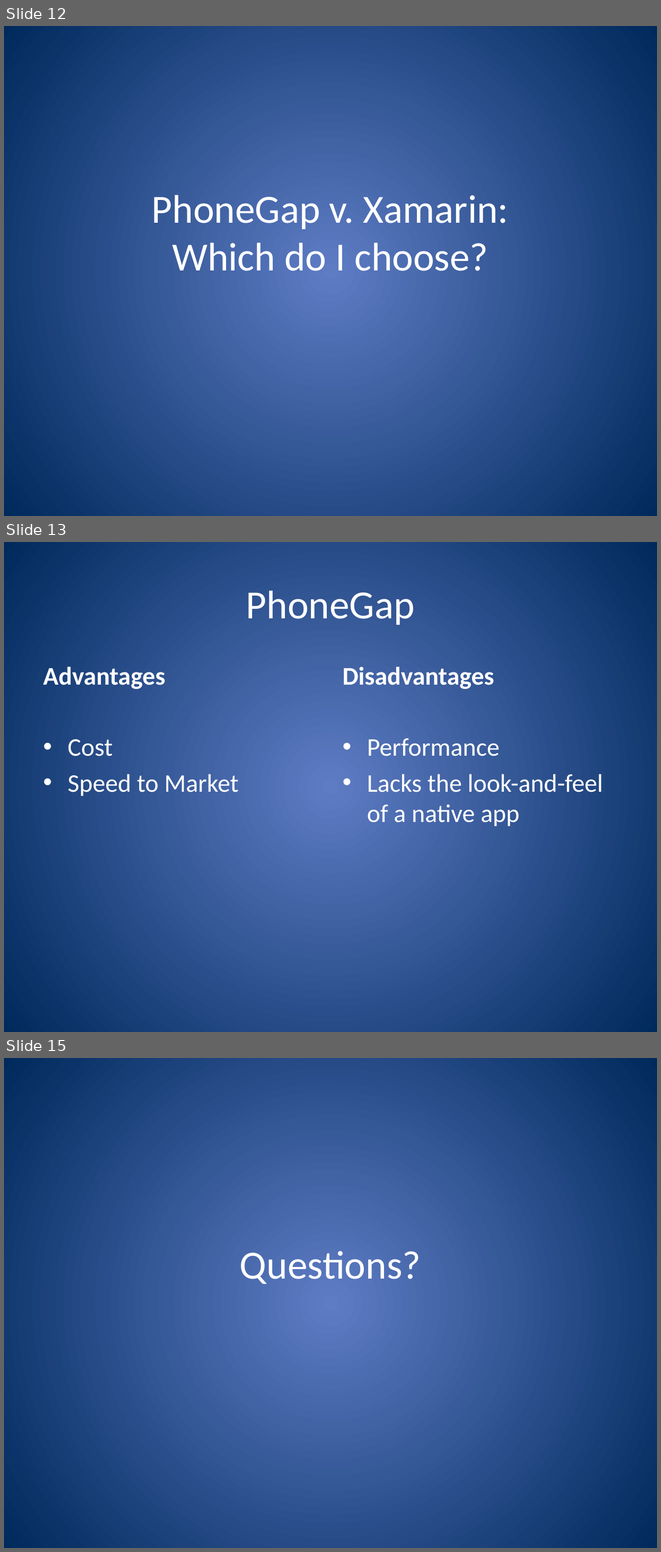
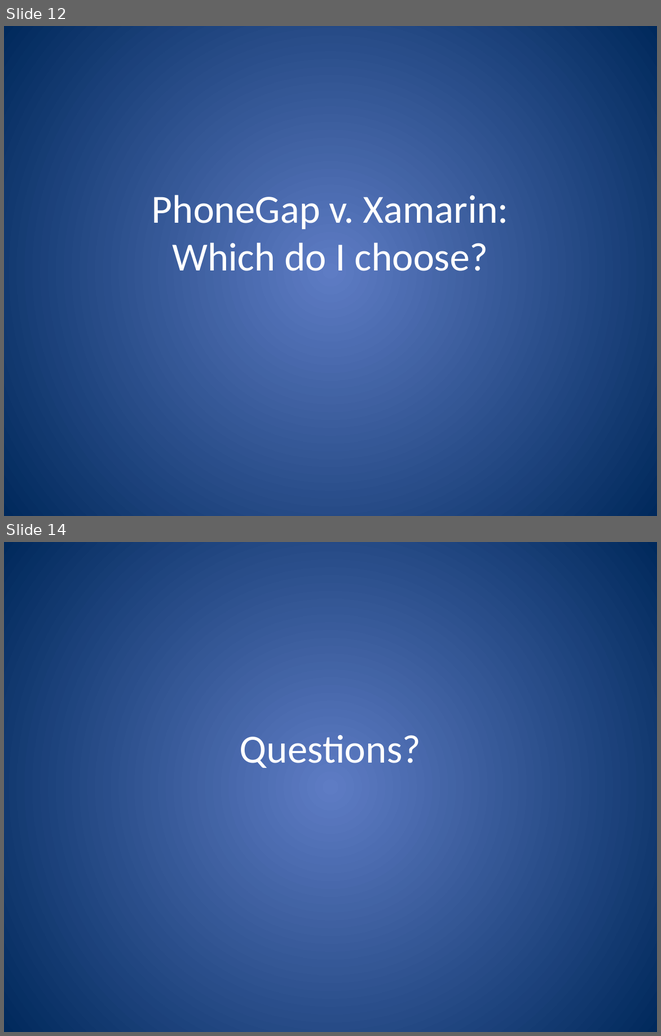
Before and after one commit to jerrelblankenship/Presentations, a slide deck: JointSpeakerTalks/PhoneGapXamarin/M3Conf2013/PhoneGap and Xamarin.pptx. Shown one above the other, each under a label of ours: slides 12, 13 and 15 before the commit, slides 12 and 14 after it; the slides between them are not shown. The pictures are 661x1552 and 661x1036 pixels, drawn with LibreOffice and Linux fonts; fonts in the diff are those of the drawing. Boxes give left, top, right and bottom in pixels: in the first picture for what was removed or moved away, otherwise in the second. Text is boxed around its words. In the diff, an @@ line names an element or a change of style, - is before the commit and + after.

Commit message:
Powerpoint Changes

```diff
--- a/JointSpeakerTalks/PhoneGapXamarin/M3Conf2013/PhoneGap and Xamarin.pptx
+++ b/JointSpeakerTalks/PhoneGapXamarin/M3Conf2013/PhoneGap and Xamarin.pptx
@@ slide 13 removed at [4,542,657,1032], background gradient #5E7CC5 to #00295C @@
@@ title removed at [246,590,415,625] @@
-PhoneGap
@@ text removed at [43,667,238,796] @@
-Advantages
-• Cost
-• Speed to Market
@@ text removed at [343,667,603,826] @@
-Disadvantages
-• Performance
-• Lacks the look-and-feel of a native app
@@ what was slide 15 is now slide 14 @@
```
Also in this commit, not shown: 4 slides added, 3 other slides removed.
